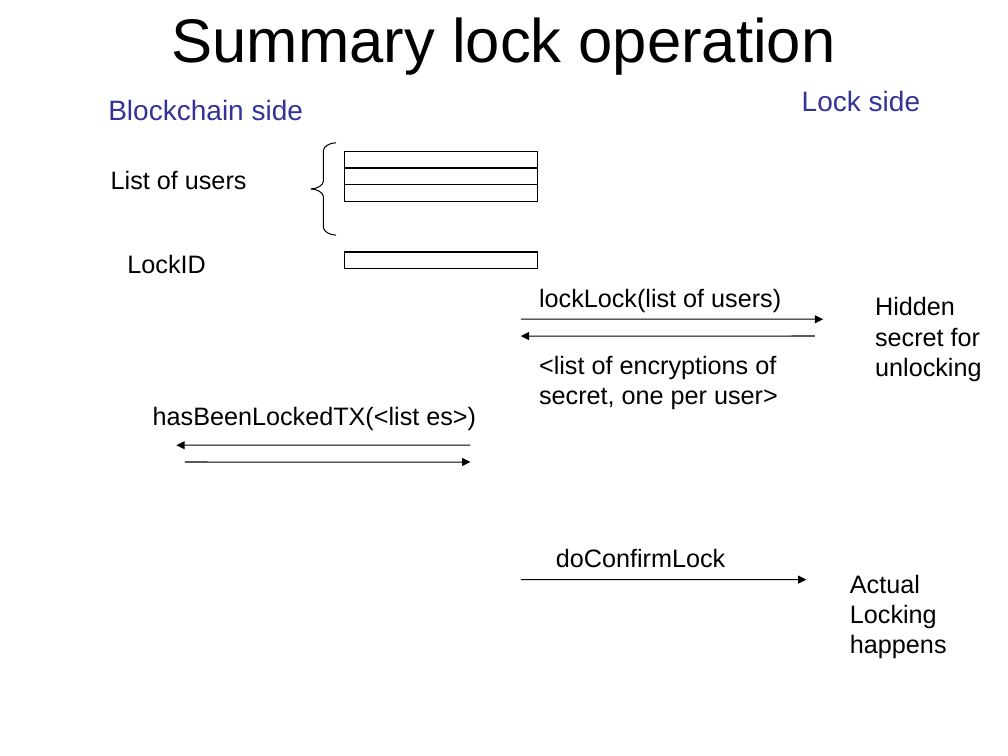
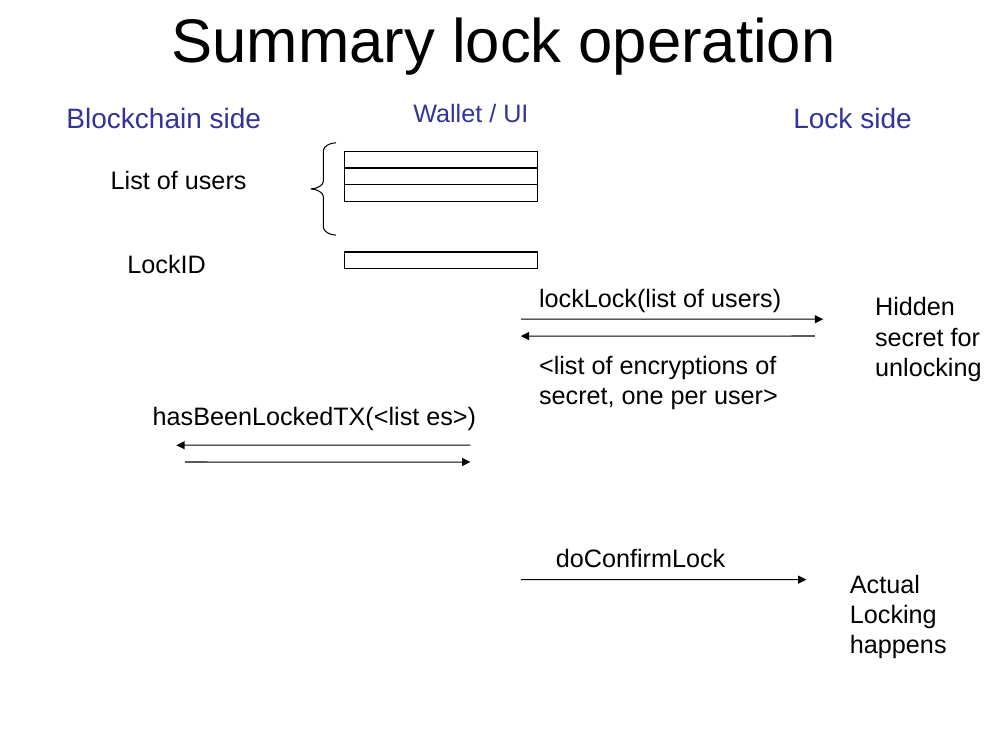
Before and after one commit to blockTeamhackathon/documents, a slide deck: slide 7 of B’Lock.ppt (slide 5 before the commit). Drawn at 1008x756 pixels with LibreOffice and Linux fonts; fonts in the diff are those of the drawing. Boxes give left, top, right and bottom in pixels: in the first picture for what was removed or moved away, otherwise in the second. Text is boxed around its words. In the diff, an @@ line names an element or a change of style, - is before the commit and + after.

```diff
--- a/B’Lock.ppt
+++ b/B’Lock.ppt
@@ text "Blockchain side": place and size @@
-text "Blockchain side" at (108,99,303,121)
+text "Blockchain side" at (66,107,261,129)
@@ text added at (413,103,528,123), 18 pt, text #333399 @@
+Wallet / UI
@@ text "Lock side": place and size @@
-text "Lock side" at (802,90,920,112)
+text "Lock side" at (793,107,911,129)
```
Also in this commit, not shown: 3 other slides changed, 4 slides added.
